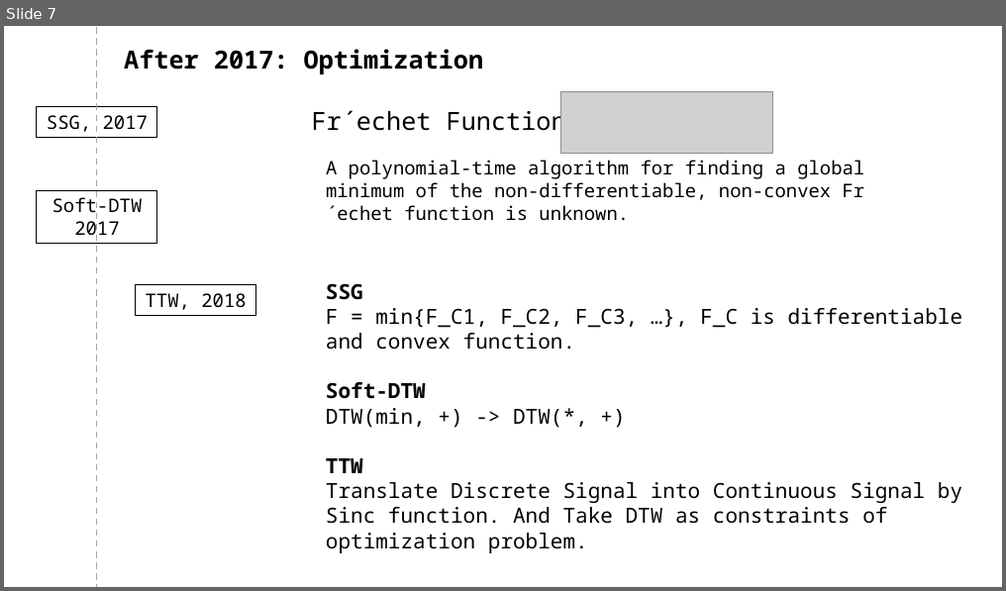
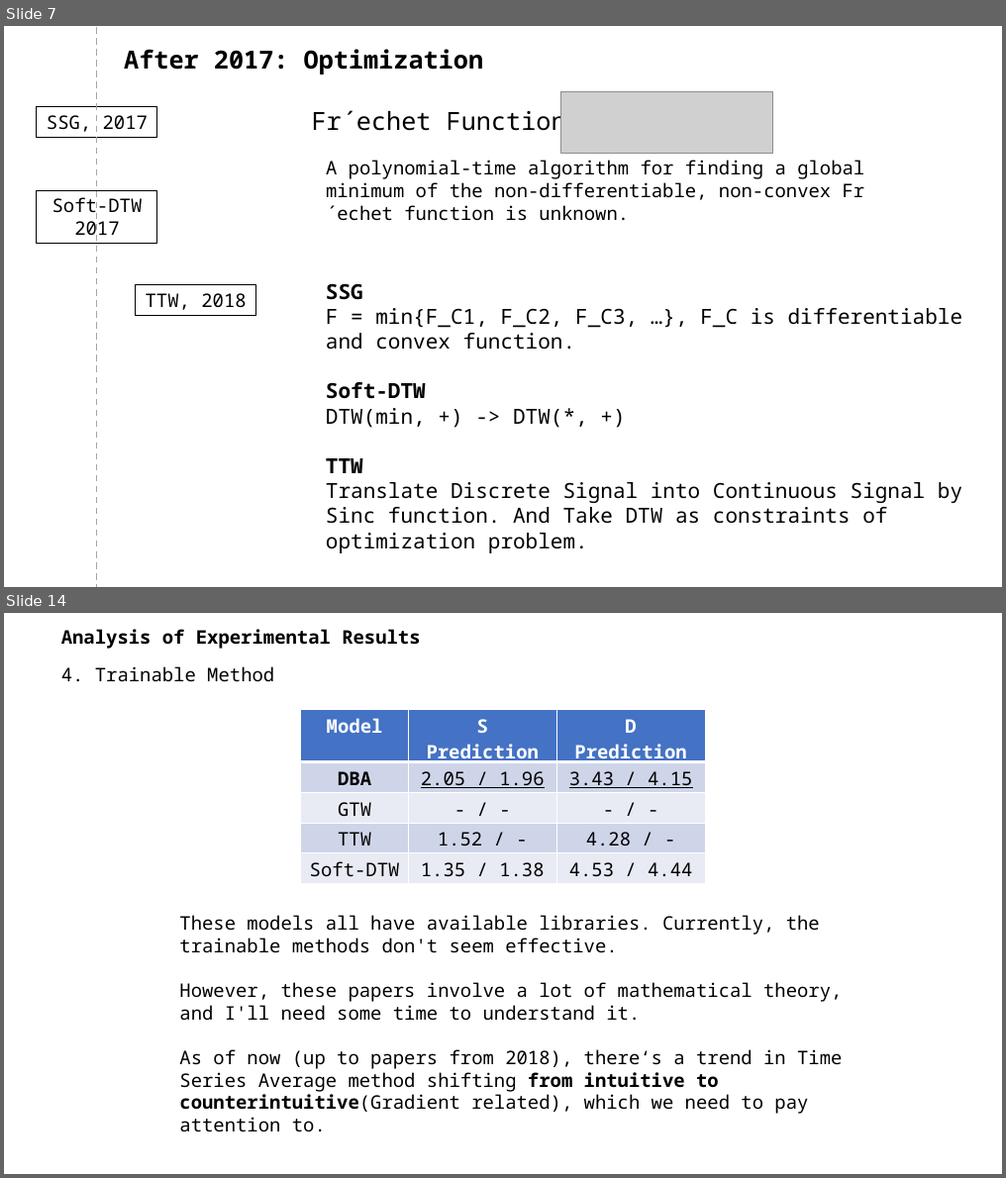
Before and after one commit to A-Big-Tortoise/Presentation, a slide deck: Presentation_1120_JiayuChen.pptx. Shown one above the other, each under a label of ours: slide 7 before the commit, slides 7 and 14 after it; the slides between them are not shown. The pictures are 1006x591 and 1006x1178 pixels, drawn with LibreOffice and Linux fonts; fonts in the diff are those of the drawing; grey boxes stand for pictures. Boxes give left, top, right and bottom in pixels: in the first picture for what was removed or moved away, otherwise in the second. Text is boxed around its words. In the diff, an @@ line names an element or a change of style, - is before the commit and + after.

```diff
--- a/Presentation_1120_JiayuChen.pptx
+++ b/Presentation_1120_JiayuChen.pptx
@@ slide 14 added at <box>4,613,1002,1174</box>, background #FFFFFF @@
@@ text added at <box>61,629,420,649</box>, 18 pt, text #000000, bold @@
+Analysis of Experimental Results
@@ text added at <box>61,666,274,682</box>, 18 pt, text #000000 @@
+4. Trainable Method
@@ table added at <box>301,710,705,881</box>, 5 rows, 3 columns @@
+Model | S Prediction | D Prediction
+DBA | 2.05 / 1.96 | 3.43 / 4.15
+GTW | - / - | - / -
+TTW | 1.52 / - | 4.28 / -
+Soft-DTW | 1.35 / 1.38 | 4.53 / 4.44
@@ text added at <box>179,915,842,1133</box>, 18 pt, text #000000 @@
+These models all have available libraries. Currently, the trainable methods don't seem effective.
+However, these papers involve a lot of mathematical theory, and I'll need some time to understand it.
+As of now (up to papers from 2018), there‘s a trend in Time Series Average method shifting from intuitive to counterintuitive(Gradient related), which we need to pay attention to.
```
Also in this commit, not shown: 6 slides changed, 4 other slides added, 2 slides removed.
